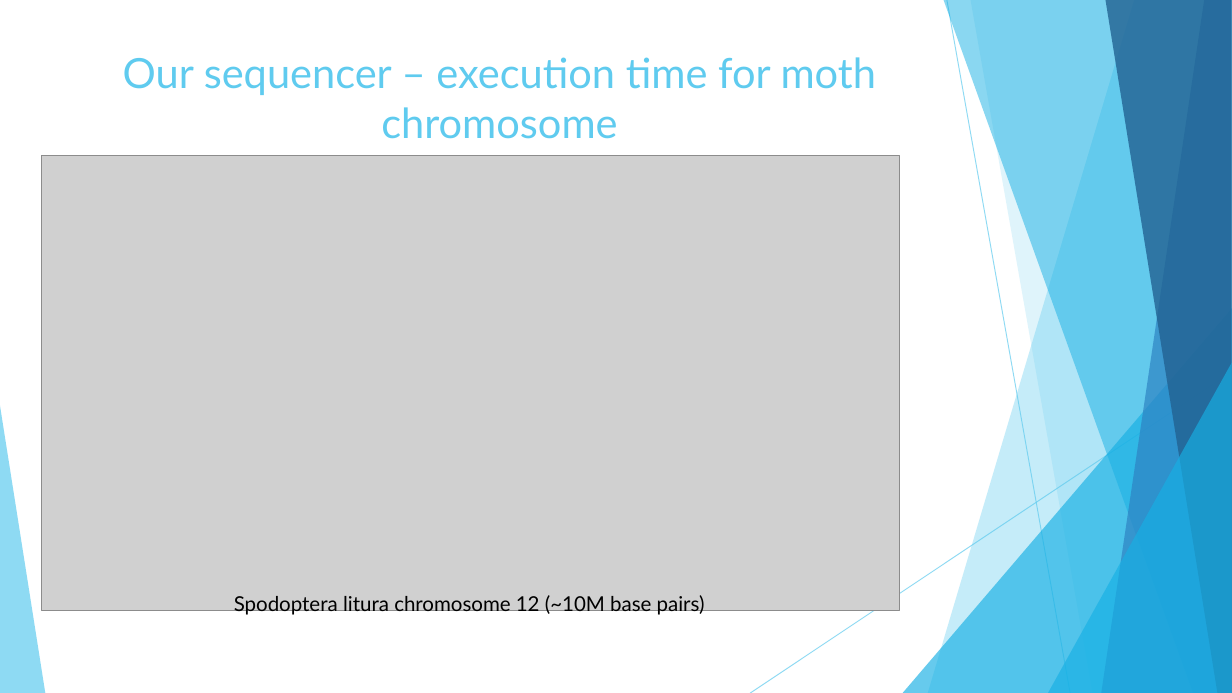
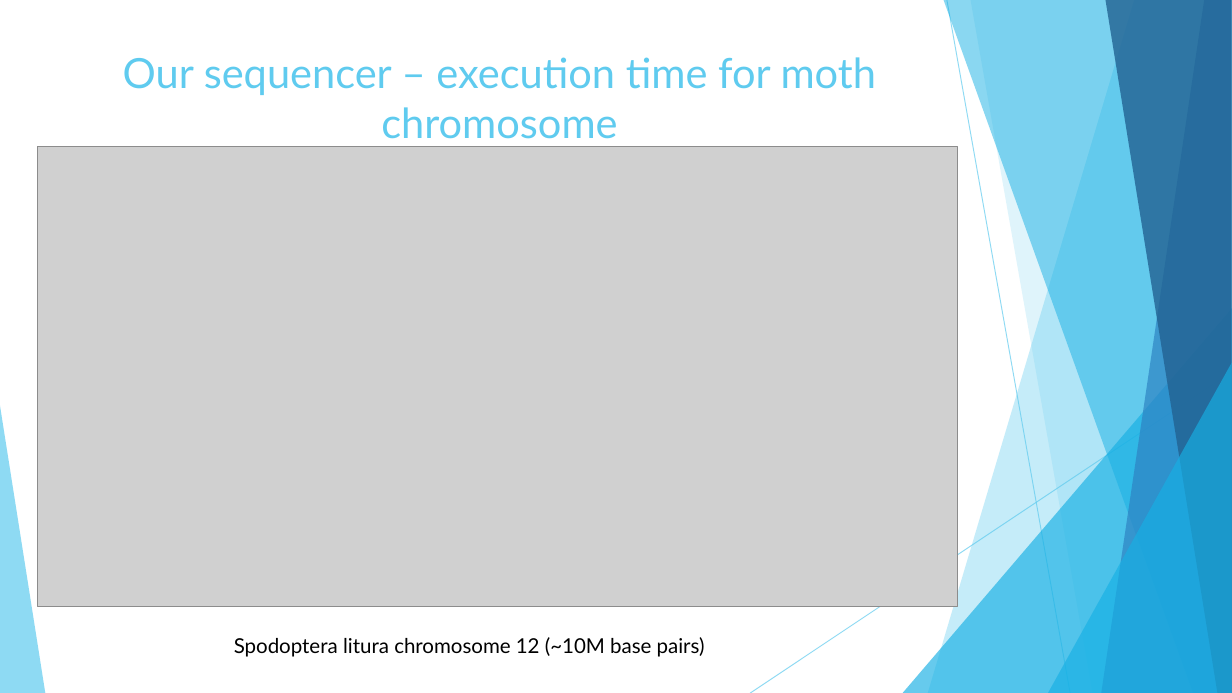
Before and after one commit to mmaricic/GI_Project, a slide deck: slide 12 of Illumina-paired-end-read-sequencing-simulator.pptx. Drawn at 1232x693 pixels with LibreOffice and Linux fonts; fonts in the diff are those of the drawing; grey boxes stand for pictures. Boxes give left, top, right and bottom in pixels: in the first picture for what was removed or moved away, otherwise in the second. Text is boxed around its words. In the diff, an @@ line names an element or a change of style, - is before the commit and + after.

```diff
--- a/Illumina-paired-end-read-sequencing-simulator.pptx
+++ b/Illumina-paired-end-read-sequencing-simulator.pptx
@@ picture: place and size @@
-picture at (42, 156, 900, 611)
+picture at (37, 146, 958, 606)
@@ text "Spodoptera litura chromosome 12 (~10M ...": place and size @@
-text "Spodoptera litura chromosome 12 (~10M ..." at (234, 595, 705, 616)
+text "Spodoptera litura chromosome 12 (~10M ..." at (234, 637, 705, 657)
```
Also in this commit, not shown: 5 other slides changed.
